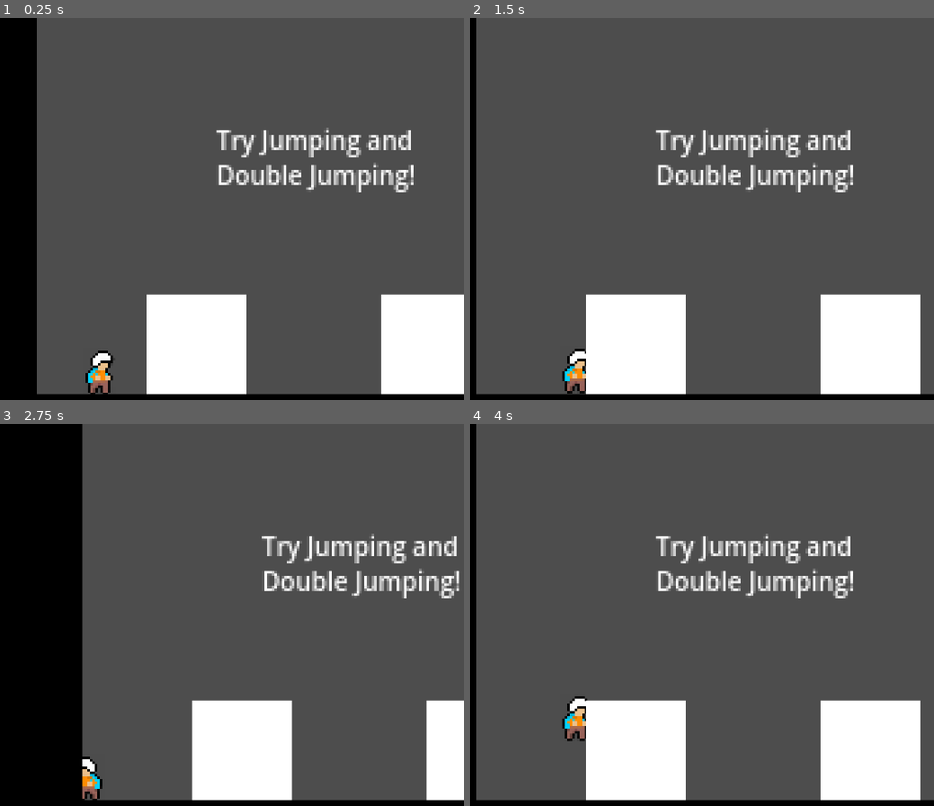
Above: before the commit, frames 1-4 (two rows, left to right).
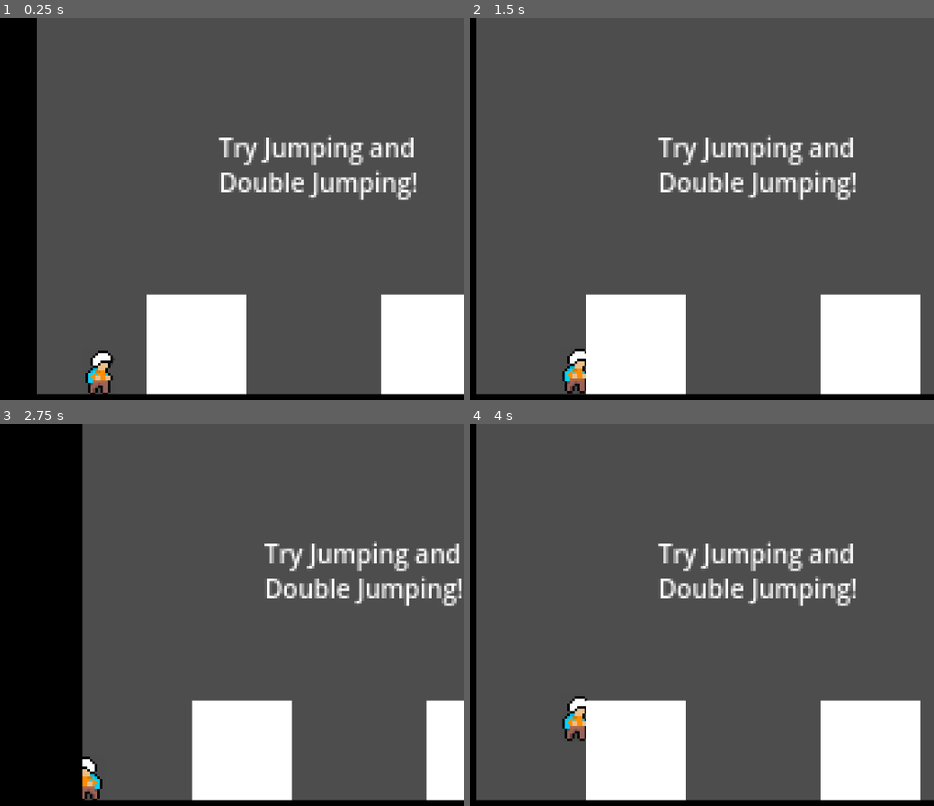
Above: after the commit, the same moments.

Repository: pidguit/Luminance
Game: Godot game, scene res://test level.tscn
Two runs of this game, one before a commit and one after it. Both use one fixed random seed, a clock stepped at 60 frames per second and the inputs below.
Inputs:
- Up to frame 1 (0.25 s): no input
- Up to frame 2 (1.5 s): hold D (move_right) from 0.53 s (still down); tap Shift (slide) at 0.6, 1.35 s; tap Space (jump) at 0.77 s
- Up to frame 3 (2.75 s): tap Space (jump) at 1.52 s; release D (move_right) at 2.03 s; hold A (move_left) from 2.03 s (still down); tap Shift (slide) at 2.1 s
- Up to frame 4 (4 s): release A (move_left) at 2.78 s; hold D (move_right) from 2.78 s (still down); tap Shift (slide) at 2.85, 3.6 s; tap Space (jump) at 3.02, 3.77 s

The runs differ from the first frame. In frame 1, 4.0% of the frame differs, in the area x 46-90%, y 28-48%; in frame 2, 4.0%, in the area x 39-84%, y 28-48%; in frame 3, 3.9%; in frame 4, 4.0%.

Commit message:
tweaked the level a bit for browsers and added J for sliding for WASD players

Diff:
--- a/project.godot
+++ b/project.godot
@@ -52,6 +52,7 @@
 "deadzone": 0.2,
 "events": [Object(InputEventKey,"resource_local_to_scene":false,"resource_name":"","device":-1,"window_id":0,"alt_press …(195 unchanged characters)…
 , Object(InputEventKey,"resource_local_to_scene":false,"resource_name":"","device":-1,"window_id":0,"alt_pressed":false …(183 unchanged characters)…
+, Object(InputEventKey,"resource_local_to_scene":false,"resource_name":"","device":-1,"window_id":0,"alt_pressed":false,"shift_pressed":false,"ctrl_pressed":false,"meta_pressed":false,"pressed":false,"keycode":0,"physical_keycode":74,"key_label":0,"unicode":106,"location":0,"echo":false,"script":null)
 ]
 }
 
--- a/test level.tscn
+++ b/test level.tscn
@@ -2,10 +2,6 @@
 
 [ext_resource type="PackedScene" uid="uid://derdisym8tyb8" path="res://player.tscn" id="1_04kop"]
 [ext_resource type="Script" uid="uid://bt8uth2m08jyn" path="res://testlevelcamera.gd" id="2_r5kg7"]
-
-[sub_resource type="LabelSettings" id="LabelSettings_r5kg7"]
-line_spacing = 0.0
-font_size = 10
 
 [sub_resource type="RectangleShape2D" id="RectangleShape2D_04kop"]
 size = Vector2(40, 40)
@@ -19,6 +15,10 @@
 
 [sub_resource type="RectangleShape2D" id="RectangleShape2D_r5kg7"]
 size = Vector2(32, 64)
+
+[sub_resource type="LabelSettings" id="LabelSettings_r5kg7"]
+line_spacing = 0.0
+font_size = 10
 
 [sub_resource type="LabelSettings" id="LabelSettings_q8tb0"]
 line_spacing = 0.0
@@ -36,15 +36,6 @@
 position_smoothing_speed = 4.0
 rotation_smoothing_speed = 0.0
 script = ExtResource("2_r5kg7")
-
-[node name="Label" type="Label" parent="." unique_id=403172604]
-offset_left = -88.0
-offset_top = -31.0
-offset_right = -6.0
-offset_bottom = 4.0
-text = "Try Jumping and
-Double Jumping!"
-label_settings = SubResource("LabelSettings_r5kg7")
 
 [node name="Testing Wall3" type="StaticBody2D" parent="." unique_id=1366849130]
 position = Vector2(175, -36)
@@ -105,14 +96,14 @@
 
 [node name="ColorRect3" type="ColorRect" parent="Level Border" unique_id=46232171]
 offset_left = 403.0
-offset_top = -100.0
+offset_top = -237.0
 offset_right = 681.0
 offset_bottom = 118.0
 color = Color(0, 0, 0, 1)
 
 [node name="ColorRect2" type="ColorRect" parent="Level Border" unique_id=1921842082]
 offset_left = -438.0
-offset_top = -99.0
+offset_top = -230.0
 offset_right = -160.0
 offset_bottom = 119.0
 color = Color(0, 0, 0, 1)
@@ -152,6 +143,17 @@
 position = Vector2(-96, 58)
 shape = SubResource("RectangleShape2D_04kop")
 
+[node name="Label" type="Label" parent="." unique_id=403172604]
+offset_left = -88.0
+offset_top = -31.0
+offset_right = -6.0
+offset_bottom = 4.0
+text = "Try Jumping and
+Double Jumping!"
+label_settings = SubResource("LabelSettings_r5kg7")
+horizontal_alignment = 1
+vertical_alignment = 1
+
 [node name="Label2" type="Label" parent="." unique_id=539941318]
 offset_left = 41.0
 offset_top = -34.0
@@ -160,6 +162,8 @@
 text = "Try Wall Jumping
 (And Sliding)"
 label_settings = SubResource("LabelSettings_q8tb0")
+horizontal_alignment = 1
+vertical_alignment = 1
 
 [node name="Label3" type="Label" parent="." unique_id=471574073]
 offset_left = 195.0
@@ -169,3 +173,4 @@
 text = "Try Slide Jumping
 (Slide then Jump)"
 label_settings = SubResource("LabelSettings_q8tb0")
+horizontal_alignment = 1
Not shown, changed: index.html
Not shown, changed: index.pck
